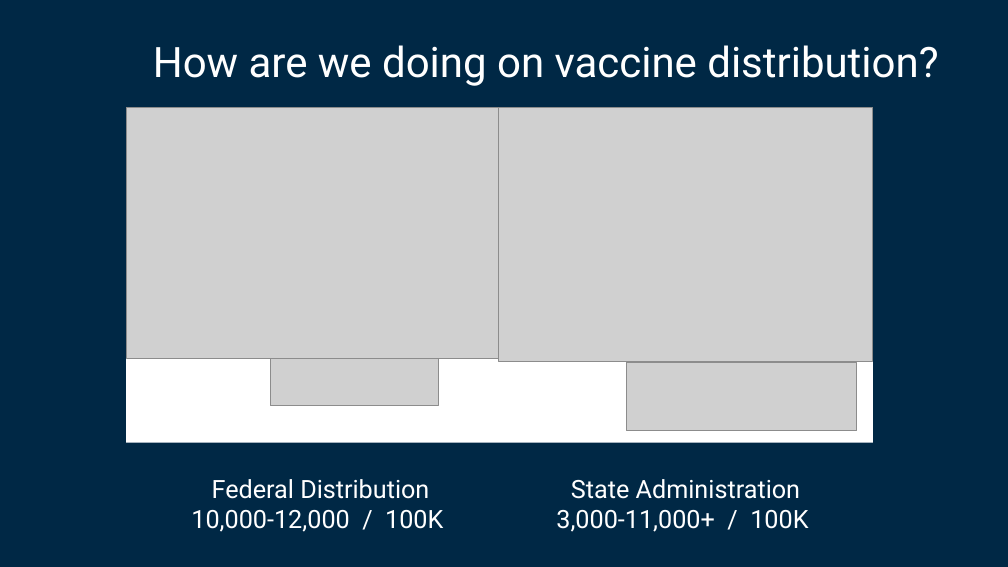
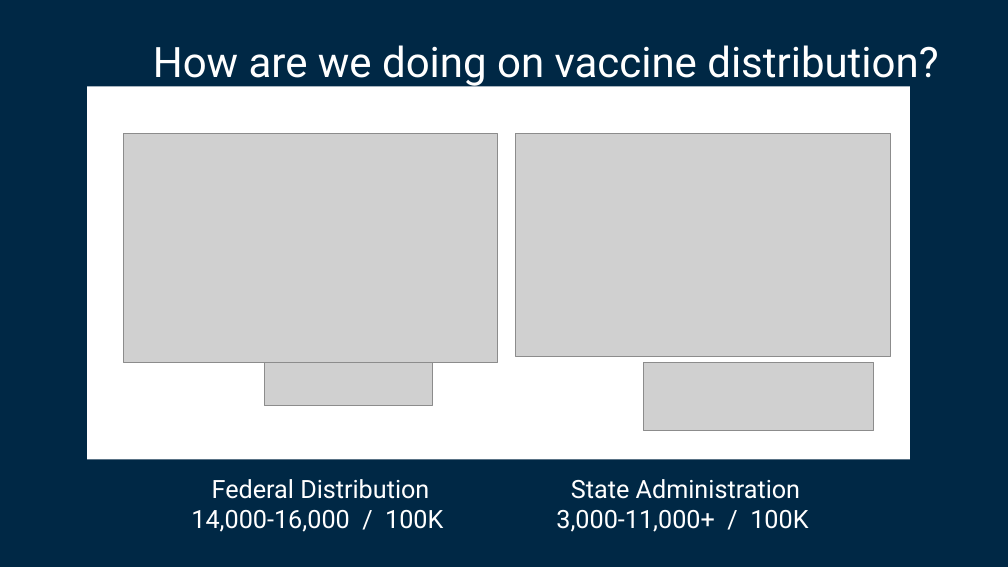
Before and after one commit to lettywu/COVID-19-vaccinations, a slide deck: slide 2 of alyssia/project5_intro.pptx. Drawn at 1008x567 pixels with LibreOffice and Linux fonts; fonts in the diff are those of the drawing; grey boxes stand for pictures. Boxes give left, top, right and bottom in pixels: in the first picture for what was removed or moved away, otherwise in the second. Text is boxed around its words. In the diff, an @@ line names an element or a change of style, - is before the commit and + after.

Commit message:
ppt as PDF

```diff
--- a/alyssia/project5_intro.pptx
+++ b/alyssia/project5_intro.pptx
@@ rectangle: place and size @@
-rectangle at (126,305,873,444)
+rectangle at (87,87,909,460)
@@ picture: place and size @@
-picture at (126,108,498,359)
+picture at (123,134,497,363)
@@ picture: place and size @@
-picture at (499,108,873,361)
+picture at (516,134,890,357)
@@ picture: place and size @@
-picture at (270,359,438,406)
+picture at (264,359,432,406)
@@ picture: place and size @@
-picture at (626,362,857,430)
+picture at (643,362,874,430)
@@ text at (191,510,443,532): text changed @@
-10,000-12,000 / 100K
+14,000-16,000 / 100K
```
Also in this commit, not shown: 3 other slides changed, 4 slides added, 8 slides removed, 1 other file.
